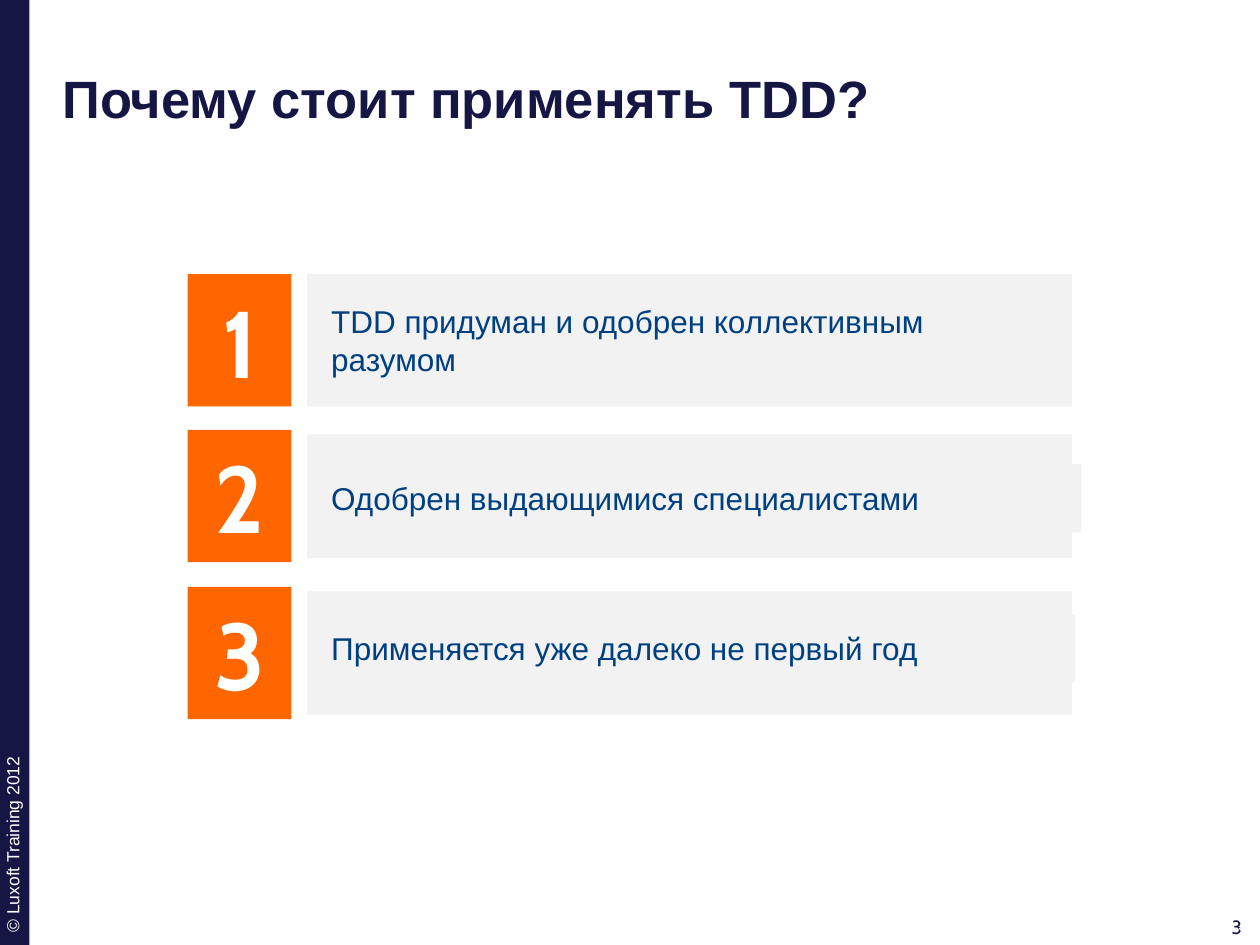
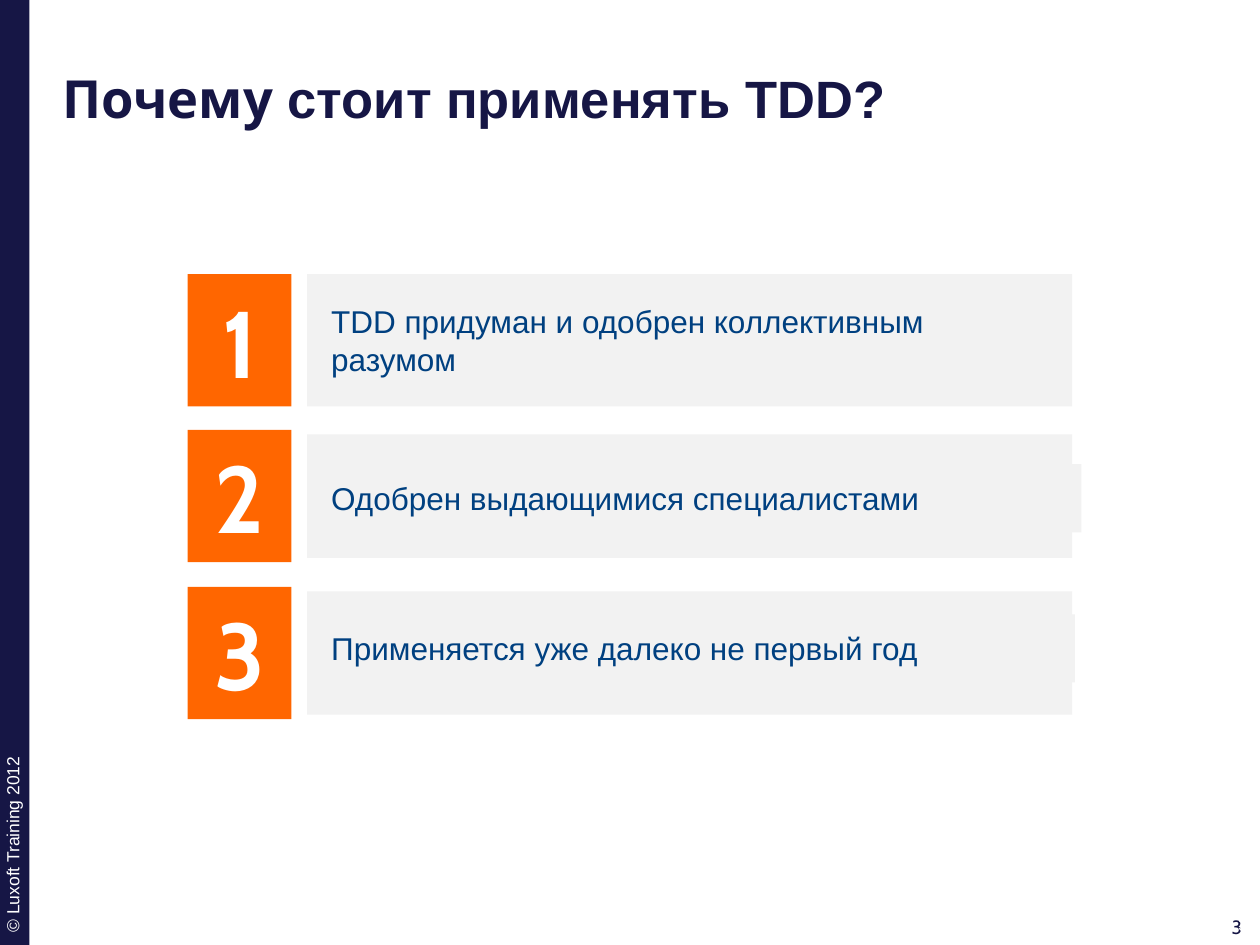
Before and after one commit to ivan-dyachenko/Trainings, a slide deck: slide 3 of Test Driven Development/materials/pptx/0. TDD-Why.pptx. Drawn at 1260x945 pixels with LibreOffice and Linux fonts; fonts in the diff are those of the drawing; background and template pictures are left out. Boxes give left, top, right and bottom in pixels: in the first picture for what was removed or moved away, otherwise in the second. Text is boxed around its words. In the diff, an @@ line names an element or a change of style, - is before the commit and + after.

```diff
--- a/Test Driven Development/materials/pptx/0. TDD-Why.pptx
+++ b/Test Driven Development/materials/pptx/0. TDD-Why.pptx
@@ title "Почему стоит применять TDD?" at [62,80,886,131]: font Arial to Cabin in "Почему" @@
```
Also in this commit, not shown: 18 other slides changed, 1 slide added, 1 slide removed, 13 other files.
